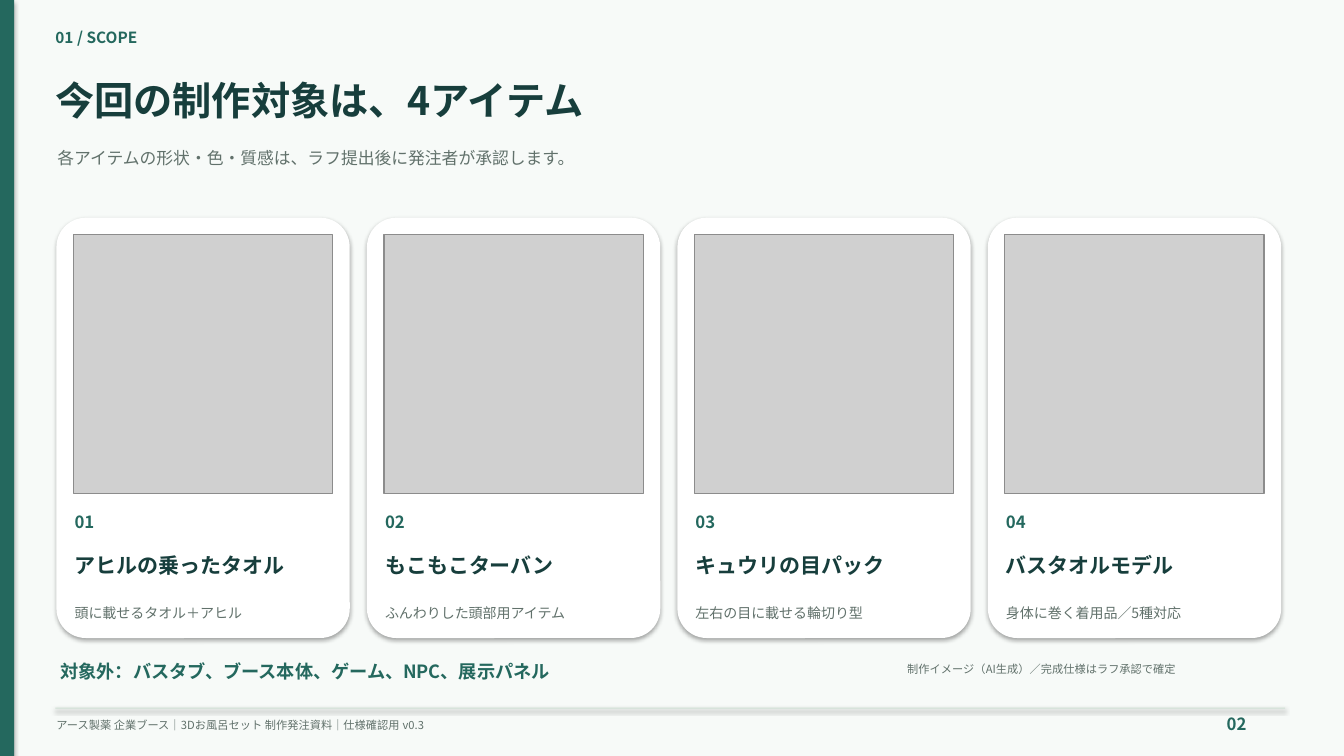
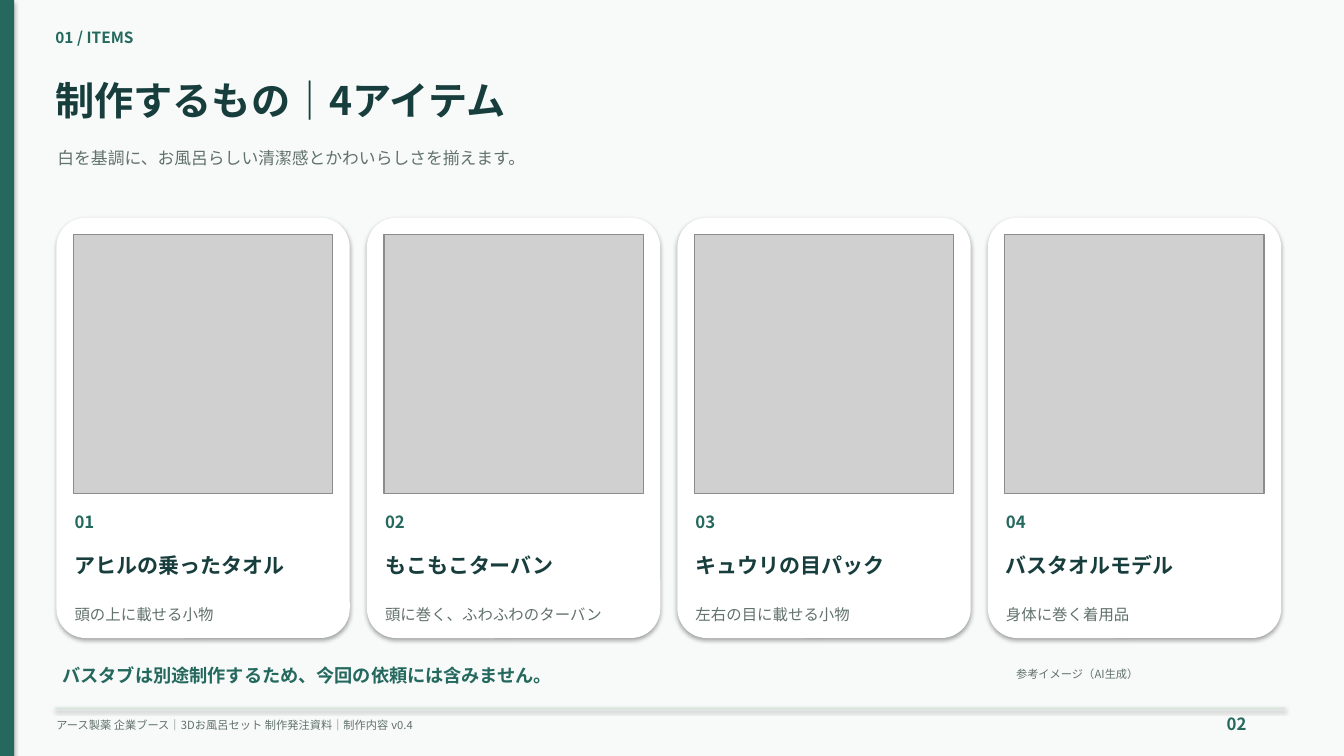
Before and after one commit to morishihikky/cordex, a slide deck: slide 2 of documents/slides/bath-set-production-slides.pptx. Drawn at 1344x756 pixels with LibreOffice and Linux fonts; fonts in the diff are those of the drawing; grey boxes stand for pictures. Boxes give left, top, right and bottom in pixels: in the first picture for what was removed or moved away, otherwise in the second. Text is boxed around its words. In the diff, an @@ line names an element or a change of style, - is before the commit and + after.

```diff
--- a/documents/slides/bath-set-production-slides.pptx
+++ b/documents/slides/bath-set-production-slides.pptx
@@ text at box(55, 31, 134, 43): text changed @@
-01 / SCOPE
+01 / ITEMS
@@ text at box(55, 80, 505, 120): text changed @@
-今回の制作対象は、4アイテム
+制作するもの｜4アイテム
@@ text at box(57, 150, 525, 166): text changed @@
-各アイテムの形状・色・質感は、ラフ提出後に発注者が承認します。
+白を基調に、お風呂らしい清潔感とかわいらしさを揃えます。
@@ text at box(75, 607, 214, 621): text changed; size 10 to 11 pt @@
-頭に載せるタオル＋アヒル
+頭の上に載せる小物
@@ text at box(385, 607, 602, 621): text changed; size 10 to 11 pt @@
-ふんわりした頭部用アイテム
+頭に巻く、ふわふわのターバン
@@ text at box(695, 607, 849, 621): text changed; size 10 to 11 pt @@
-左右の目に載せる輪切り型
+左右の目に載せる小物
@@ text at box(1006, 607, 1129, 621): text changed; size 10 to 11 pt @@
-身体に巻く着用品／5種対応
+身体に巻く着用品
@@ text at box(62, 666, 552, 684): text changed @@
-対象外：バスタブ、ブース本体、ゲーム、NPC、展示パネル
+バスタブは別途制作するため、今回の依頼には含みません。
@@ text at box(1016, 668, 1138, 679): text changed @@
-制作イメージ（AI生成）／完成仕様はラフ承認で確定
+参考イメージ（AI生成）
@@ text at box(56, 719, 412, 730): text changed @@
-アース製薬 企業ブース｜3Dお風呂セット 制作発注資料｜仕様確認用 v0.3
+アース製薬 企業ブース｜3Dお風呂セット 制作発注資料｜制作内容 v0.4
```
Also in this commit, not shown: 4 other slides changed, 3 slides added, 5 slides removed, 13 other files.
